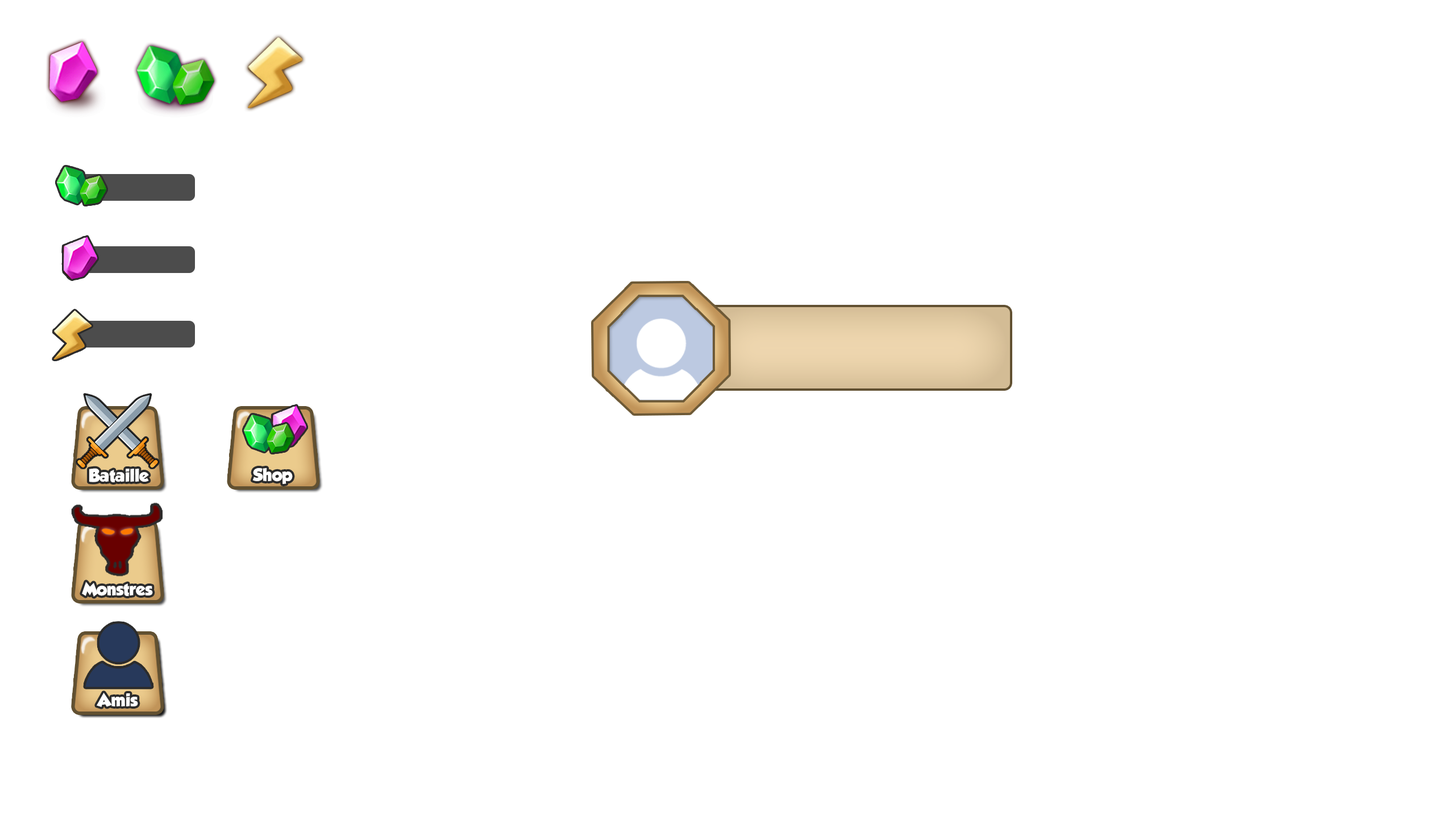
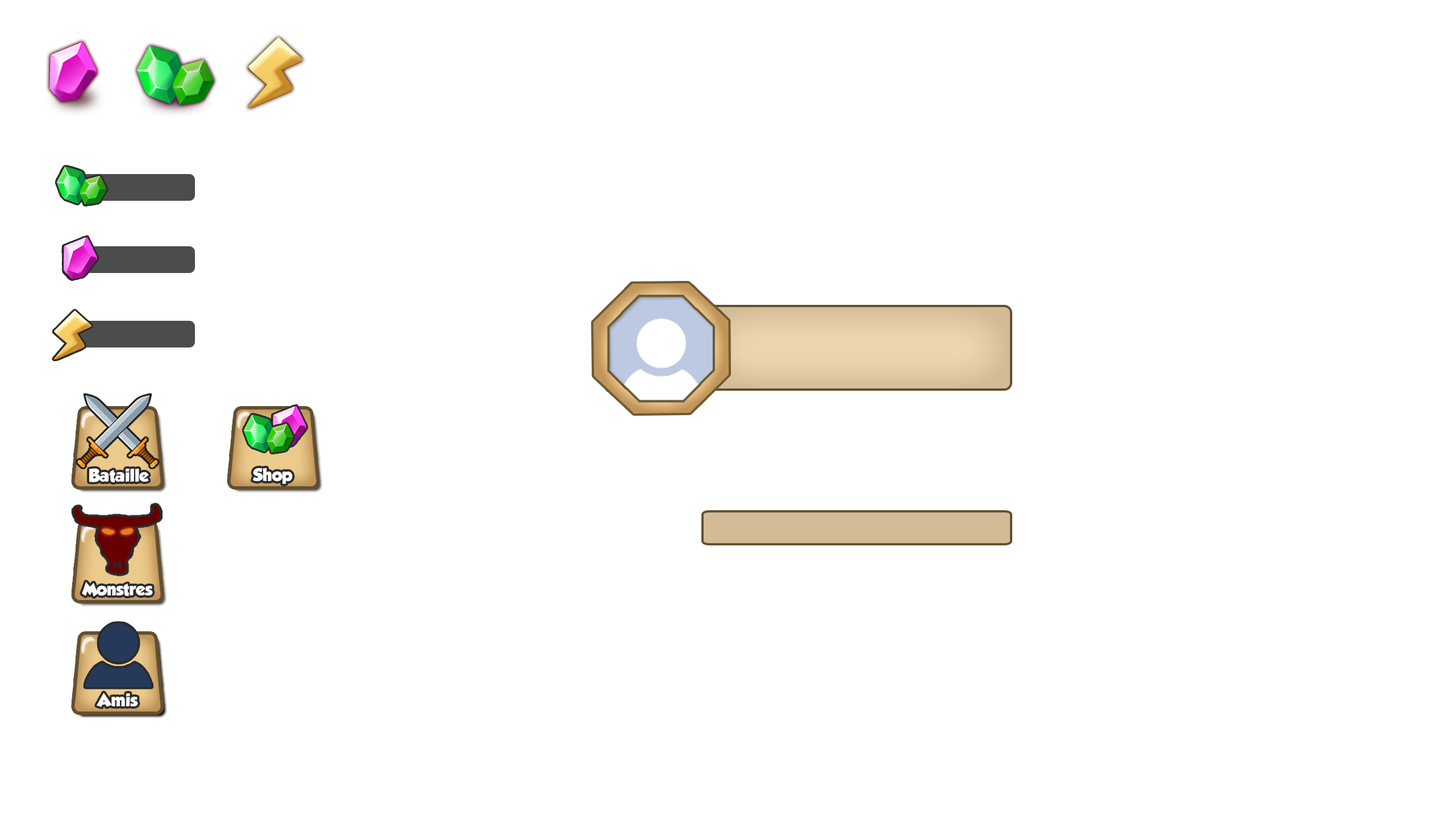
Two versions of the same layered image (1455 × 819). Layer-by-layer changes:
added layer "Rectangle arrondi 1 copie" above "Rectangle arrondi 1" over [703, 512, 1011, 543]
